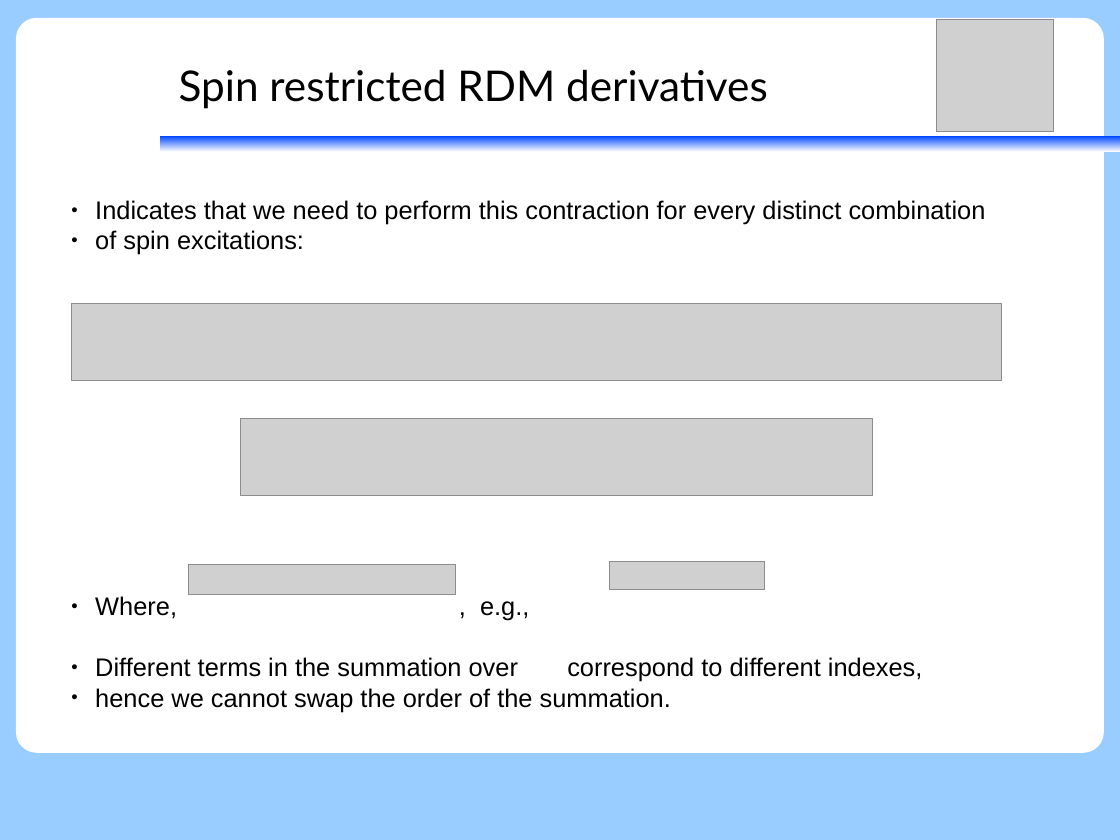
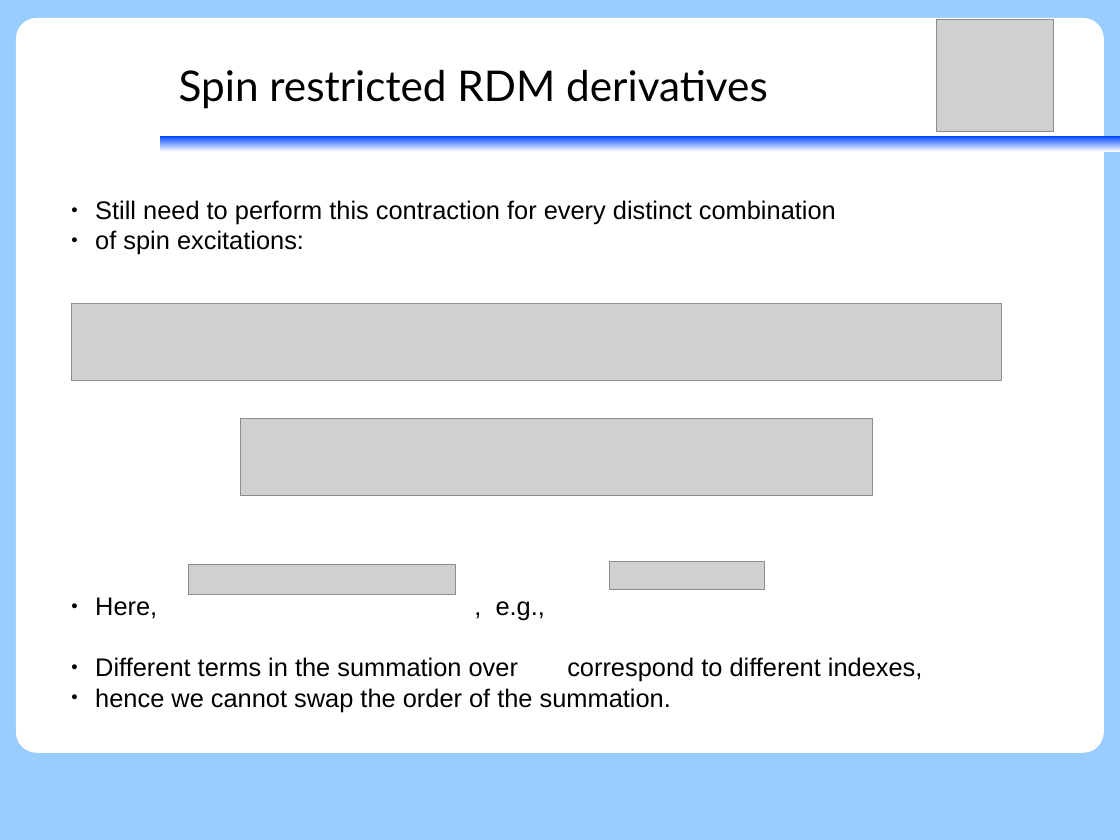
Before and after one commit to peterjohncherry/Presentations-etc, a slide deck: slide 19 of SGROUP02082017/02082017_peter_relxms-wick.odp (slide 17 before the commit). Drawn at 1120x840 pixels with LibreOffice and Linux fonts; fonts in the diff are those of the drawing; grey boxes stand for pictures; background and template pictures are left out. Boxes give left, top, right and bottom in pixels: in the first picture for what was removed or moved away, otherwise in the second. Text is boxed around its words. In the diff, an @@ line names an element or a change of style, - is before the commit and + after.

```diff
--- a/SGROUP02082017/02082017_peter_relxms-wick.odp
+++ b/SGROUP02082017/02082017_peter_relxms-wick.odp
@@ text at (95,200,836,224): text changed @@
-● Indicates that we need to perform this contraction for every distinct combination
+● Still need to perform this contraction for every distinct combination
@@ text at (95,597,545,621): text changed @@
-● Where, , e.g.,
+● Here, , e.g.,
```
Also in this commit, not shown: 14 other slides changed, 2 slides added, 2 slides removed, 1 other file.
